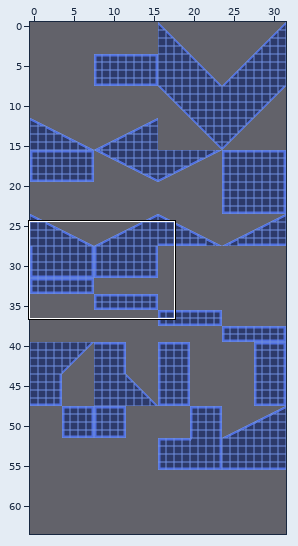
A Tiled map gets an edit: assets/levels/R0/tilemap128.tmx. Above: a wide view before the commit, with the close-up outlined.
Close-up. As it was:
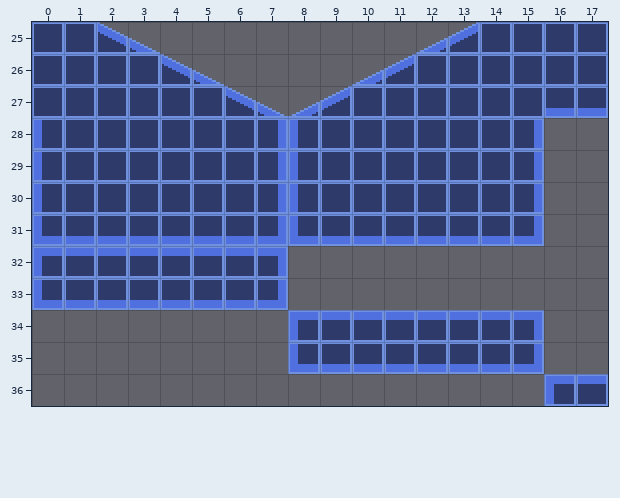
Cells are 16x16 px. Shown: x 0..17, y 25..36. The commit also changed other parts of the map, which this record leaves out.
And afterwards:
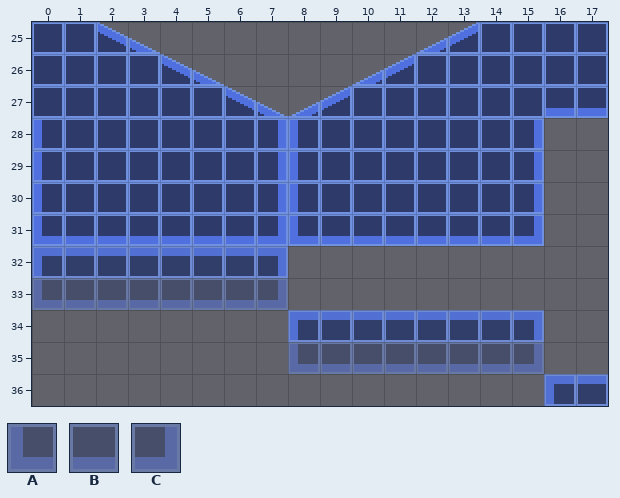
Key: from "16x16": A 17, B 18, C 19.
_ is an empty cell.
Tiles of an added or newly shown layer are drawn over the layers below it.
See-through tiles are keyed as they look on the map.
From old to new:
Layer "solid":
Tile A is gone in row 33 at x 0; in row 35 at x 8.
Tile B is gone in row 33 at x 1 to 6; in row 35 at x 9 to 14.
Tile C is gone in row 33 at x 7; in row 35 at x 15.
Layer "none" (added):
Tile A now appears in row 33 at x 0; in row 35 at x 8.
Tile B now appears in row 33 at x 1 to 6; in row 35 at x 9 to 14.
Tile C now appears in row 33 at x 7; in row 35 at x 15.
